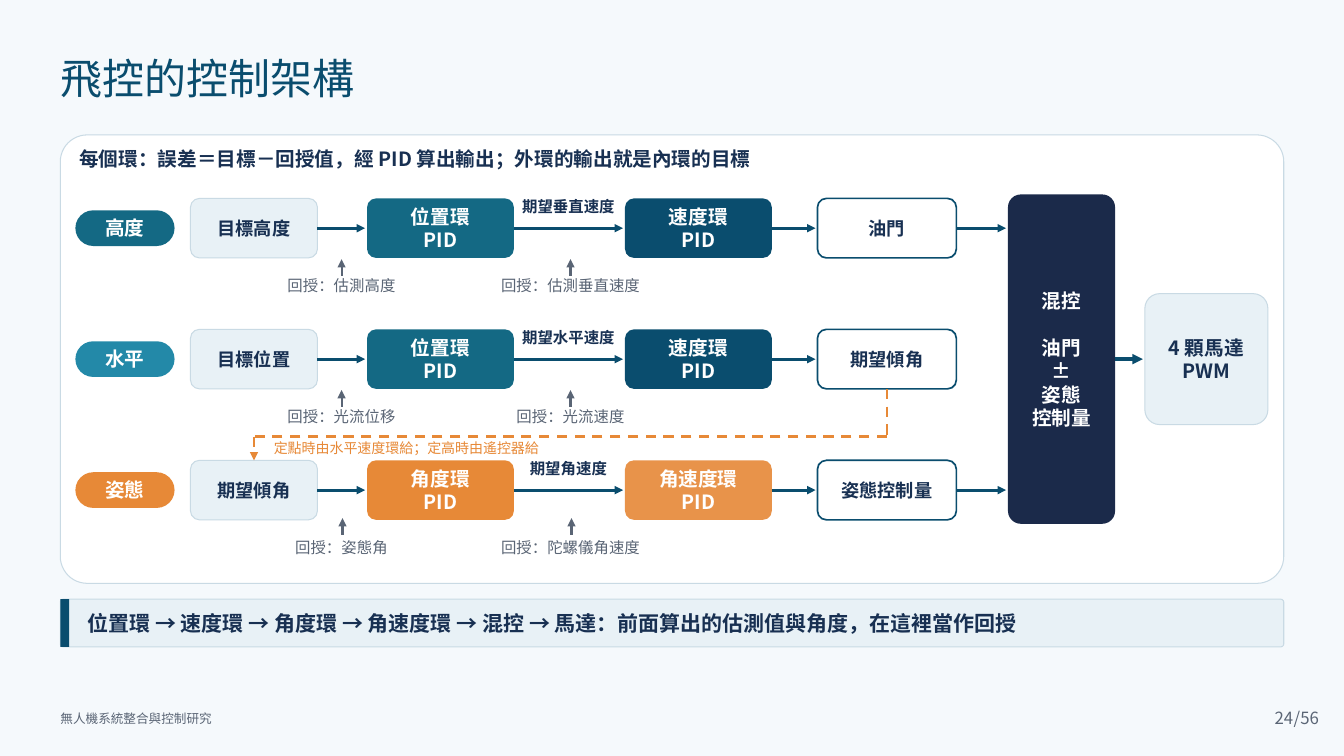
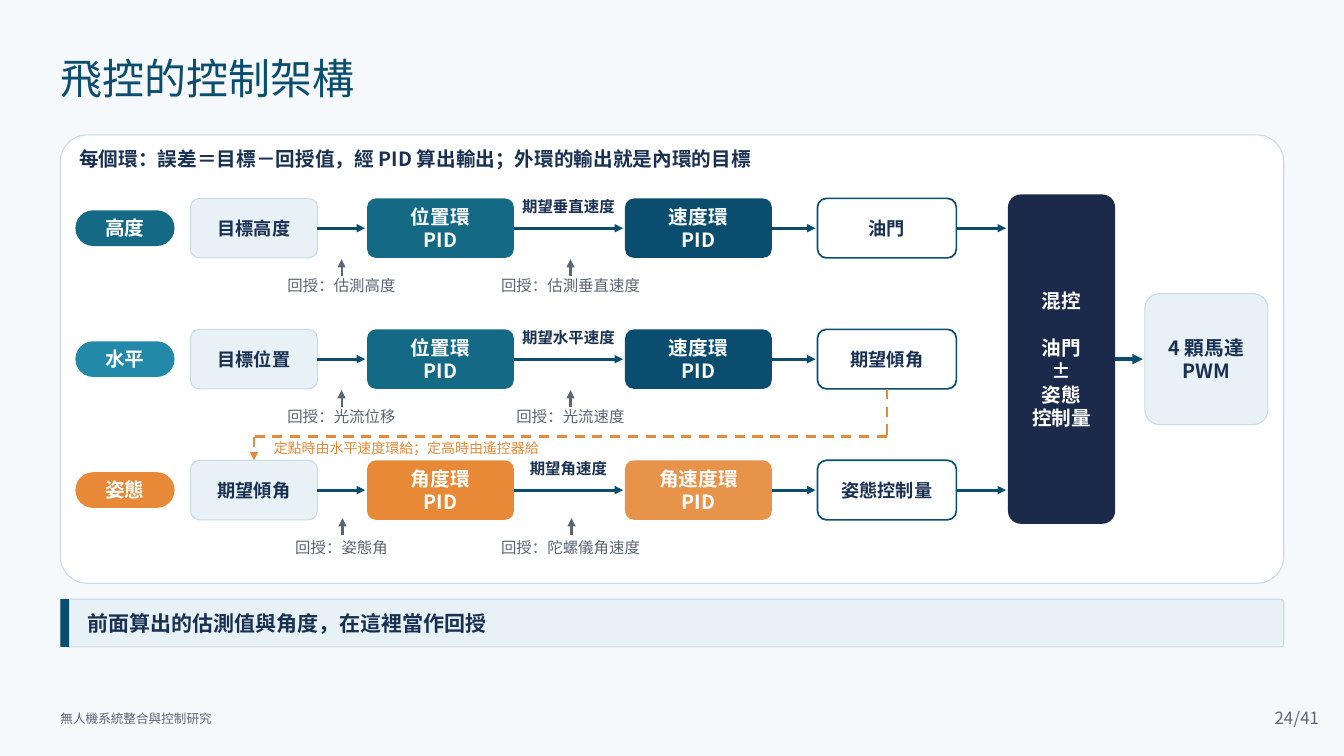
Before and after one commit to lingken1028/-, a slide deck: slide 24 of 無人機系統整合與控制研究_口試簡報 2.pptx. Drawn at 1344x756 pixels with LibreOffice and Linux fonts; fonts in the diff are those of the drawing. Boxes give left, top, right and bottom in pixels: in the first picture for what was removed or moved away, otherwise in the second. Text is boxed around its words. In the diff, an @@ line names an element or a change of style, - is before the commit and + after.

```diff
--- a/無人機系統整合與控制研究_口試簡報 2.pptx
+++ b/無人機系統整合與控制研究_口試簡報 2.pptx
@@ text at box(87, 613, 486, 634): text changed @@
-位置環 → 速度環 → 角度環 → 角速度環 → 混控 → 馬達：前面算出的估測值與角度，在這裡當作回授
+前面算出的估測值與角度，在這裡當作回授
@@ text at box(1294, 711, 1319, 727): text changed @@
-/56
+/41
```
Also in this commit, not shown: 73 other slides changed, 5 slides added.
